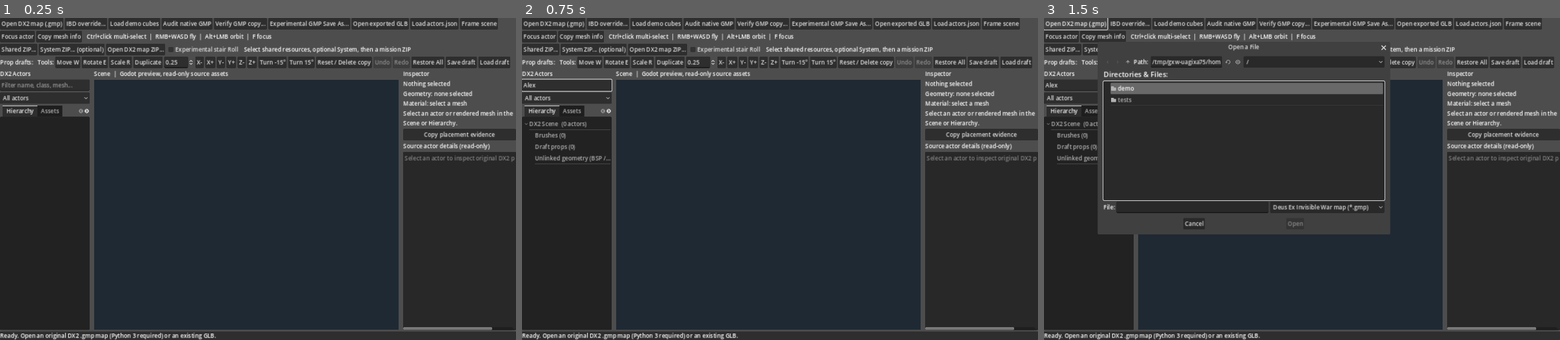
Above: before the commit, frames 1-3 (left to right).
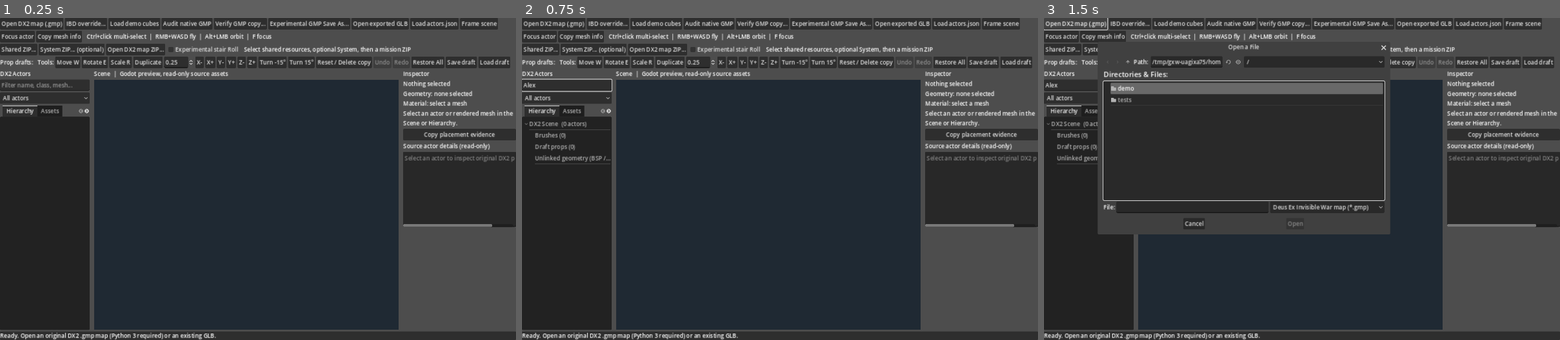
Above: after the commit, the same moments.

Repository: JakX2/Deus-Ex-2-SDK
Game: Godot game, scene res://main.tscn
The game is run twice, just before and just after one commit, with the same random seed, the same clock (stepped at 60 frames per second) and the same inputs.
Inputs (mouse positions are in pixels of both pictures, inside the frame that each line leads up to):
- Up to frame 1 (0.25 s): no input
- Up to frame 2 (0.75 s): click (568, 85) at 0.52 s; type "Alex" at 0.6 s
- Up to frame 3 (1.5 s): click "Open DX2 map (.gmp)" at 1.25 s

The runs differ from the first frame. In frame 1, 7.1% of the frame differs, in the area x 78-100%, y 64-97%; in frame 2, 7.1%; in frame 3, 7.2%, in the area x 34-100%, y 13-97%.

Commit message:
Make Inspector vertically scrollable so lengthy actor/material details are always reachable

Diff:
--- a/native_editor/godot_editor/main.gd
+++ b/native_editor/godot_editor/main.gd
@@ -490,11 +490,18 @@
     view_container.custom_minimum_size = Vector2(400, 360)
     scene_pane.add_child(view_container)
 
+    # The Inspector content can be taller than the window, especially when
+    # editing actor properties. Scroll vertically instead of cutting off the
+    # material details and the original read-only property dump.
+    var inspector_scroll := ScrollContainer.new()
+    inspector_scroll.custom_minimum_size.x = 315
+    inspector_scroll.size_flags_horizontal = Control.SIZE_FILL
+    inspector_scroll.size_flags_vertical = Control.SIZE_EXPAND_FILL
+    inspector_scroll.horizontal_scroll_mode = ScrollContainer.SCROLL_MODE_DISABLED
+    content_split.add_child(inspector_scroll)
     var inspector_pane := VBoxContainer.new()
-    inspector_pane.custom_minimum_size.x = 315
-    inspector_pane.size_flags_horizontal = Control.SIZE_FILL
-    inspector_pane.size_flags_vertical = Control.SIZE_EXPAND_FILL
-    content_split.add_child(inspector_pane)
+    inspector_pane.size_flags_horizontal = Control.SIZE_EXPAND_FILL
+    inspector_scroll.add_child(inspector_pane)
     var heading := Label.new()
     heading.text = "Inspector"
     inspector_pane.add_child(heading)
@@ -628,7 +635,8 @@
     inspector_pane.add_child(property_heading)
     inspector = TextEdit.new()
     inspector.editable = false
-    inspector.size_flags_vertical = Control.SIZE_EXPAND_FILL
+    inspector.custom_minimum_size.y = 210
+    inspector.size_flags_vertical = Control.SIZE_FILL
     inspector.text = "Select an actor to inspect original DX2 properties."
     inspector_pane.add_child(inspector)
     inspector_transform_section.visible = false
